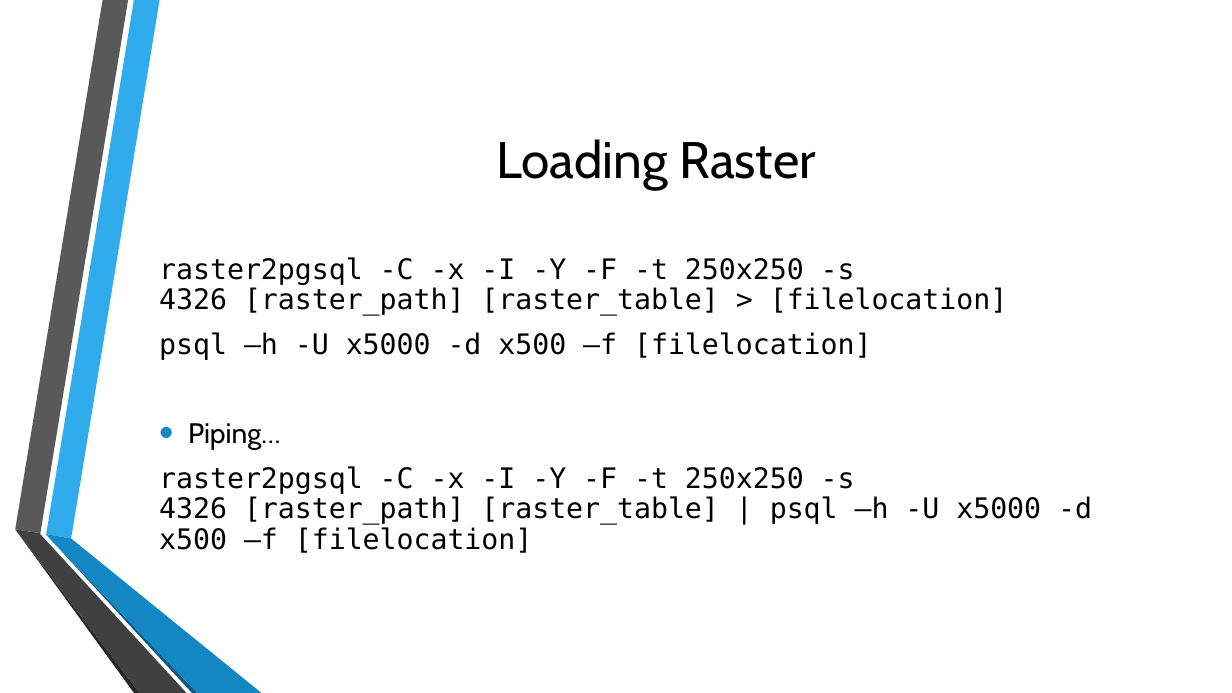
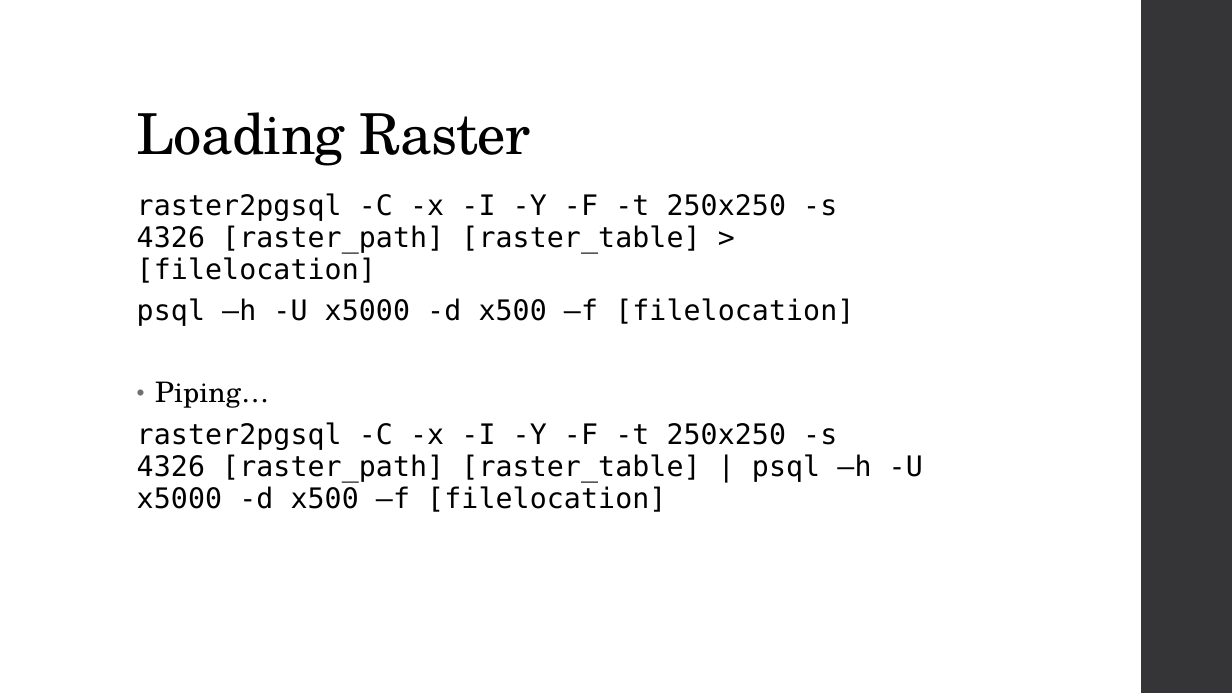
Before and after one commit to MGIS-UMN/GIS5577_week7, a slide deck: slide 4 of PostGIS_Raster.odp. Drawn at 1232x693 pixels with LibreOffice and Linux fonts; fonts in the diff are those of the drawing; background and template pictures are left out. Boxes give left, top, right and bottom in pixels: in the first picture for what was removed or moved away, otherwise in the second. Text is boxed around its words. In the diff, an @@ line names an element or a change of style, - is before the commit and + after.

```diff
--- a/PostGIS_Raster.odp
+++ b/PostGIS_Raster.odp
@@ freeform shape added at [1141,0,1232,693], fill #353537 @@
@@ title "Loading Raster": place and size @@
-title "Loading Raster" at [496,139,815,189]
+title "Loading Raster" at [137,112,531,166]
@@ title "Loading Raster" at [137,112,531,166]: size 40 to 44 pt, font Cabin to TeX Gyre Schola, letter spacing 0 to -0.5 pt; alignment centre to left; line spacing 1 to 0.9; vertical alignment middle to bottom @@
@@ text "raster2pgsql -C -x -I -Y ...": place and size @@
-text "raster2pgsql -C -x -I -Y ..." at [159,257,1092,553]
+text "raster2pgsql -C -x -I -Y ..." at [137,193,923,512]
@@ text "raster2pgsql -C -x -I -Y ..." at [137,193,923,512]: letter spacing 0 to 0.1 pt; font Cabin to TeX Gyre Schola in "Piping…"; line spacing 0.9 to 0.95; less space between paragraphs; indent changed; bullet colour #1287C3 to #6F6F74; vertical alignment middle to top @@
@@ group removed at [15,0,262,693]: 6 freeform shapes @@
```
Also in this commit, not shown: 7 other slides changed, 1 other file.
